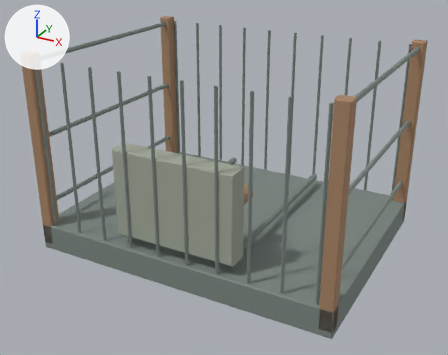
The FBX model Assets/Resources/CombatWarehouse/PusherFrame.fbx, before and after one commit.
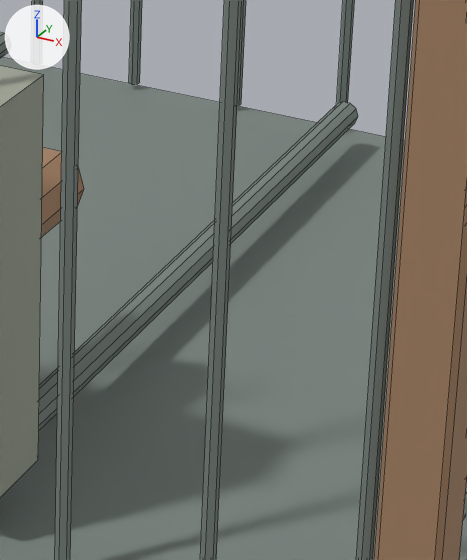
The first picture shows the older version from a 50 mm lens placed at (3.03, -5.69, 3.54), pointed at (-0.01, -0.17, 0.78). The close-ups show the older and then the newer version on the part from 52% to 76% of the width and 42% to 79% of the height of that picture. Only the edits that show in the close-ups are written down. Every picture has the same lights, and +X, +Y and +Z are marked at upper left. The close-ups show mesh edges as thin lines. Objects named as collision shapes, trigger or cutter boxes, shadow casters or lower levels of detail are left out. Where no turn or scale is listed for an object, it has been applied to the vertices.

Script lines for the objects in view, before the commit:
```python
me_pusherframe_base__steel = bpy.data.meshes.new('PusherFrame_Base__Steel')
me_pusherframe_base__steel.from_pydata(...)  # 16 vertices, 14 faces; spans x -1.7..1.7, y -1.3..1.3, z 0.0..0.3
me_pusherframe_base__steel.materials.append(mat_fair_steel)  # grey #7c8681
me_pusherframe_cylinders__rust = bpy.data.meshes.new('PusherFrame_Cylinders__Rust')
me_pusherframe_cylinders__rust.from_pydata(...)  # a 10-sided cylinder along y spanning x -0.565..-0.395, y -1.05..-0.6, z 0.809..0.971; a 10-sided cylinder along y spanning x 0.395..0.565, y -1.05..-0.6, z 0.809..0.971
me_pusherframe_cylinders__rust.materials.append(mat_fair_rust)  # brown #a88465
me_pusherframe_loadrails__steel = bpy.data.meshes.new('PusherFrame_LoadRails__Steel')
me_pusherframe_loadrails__steel.from_pydata(...)  # a 10-sided cylinder along y spanning x -0.61..-0.53, y -1.13..1.13, z 0.38..0.46; a 10-sided cylinder along y spanning x 0.53..0.61, y -1.13..1.13, z 0.38..0.46
me_pusherframe_loadrails__steel.materials.append(mat_fair_steel)  # grey #7c8681
ob_base__steel = bpy.data.objects.new('Base__Steel', me_pusherframe_base__steel)
ob_base__steel.location = (0.0, 0.0, 0.0)
ob_cylinders__rust = bpy.data.objects.new('Cylinders__Rust', me_pusherframe_cylinders__rust)
ob_cylinders__rust.location = (0.0, 0.0, 0.0)
ob_loadrails__steel = bpy.data.objects.new('LoadRails__Steel', me_pusherframe_loadrails__steel)
ob_loadrails__steel.location = (0.0, 0.0, 0.0)
# also in view: 'GuardBars__Steel' at (0.0, 0.0, 1.24); 'Drive__WornSteel' at (0.0, -1.14, 0.89); 'GuardPosts__Rust' at (0.0, 0.0, 1.13)
```
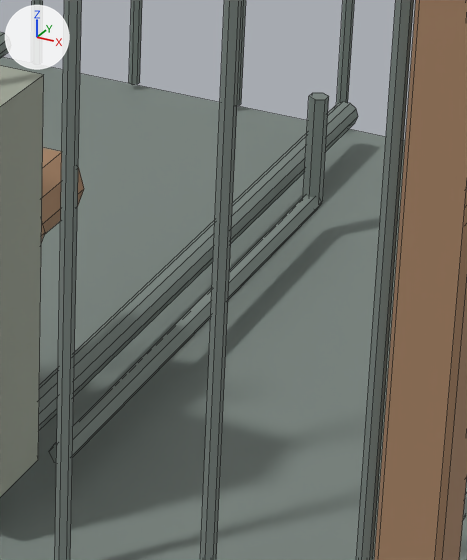
The change in detail:
me_pusherframe_loadrails__steel is used by ob_loadrails__steel; location (0.0, 0.0, 0.0).
me_pusherframe_loadrails__steel had 40 vertices, 24 faces and spanned x -0.61..0.61, y -1.13..1.13, z 0.38..0.46.
me_pusherframe_loadrails__steel now has 88 vertices, 56 faces and spans x -0.73..0.73, y -1.13..1.13, z 0.38..0.72.
me_pusherframe_loadrails__steel part 1: a new loose piece, a 6-sided cylinder along y spanning x 0.673..0.727, y -0.98..0.55, z 0.387..0.433, in mat_fair_steel (grey #7c8681).
me_pusherframe_loadrails__steel part 2: a new loose piece, a 6-sided cylinder along z spanning x 0.677..0.723, y 0.523..0.577, z 0.41..0.72, in mat_fair_steel (grey #7c8681).
Other edits to the shape of me_pusherframe_loadrails__steel do not show in these pictures.

Changed parts and their boxes [x1, y1, x2, y2] in the close-ups (467 x 560 px):
'LoadRails__Steel', reshaped
    before: [0, 32, 358, 430]
    after: [0, 32, 358, 463]
part 1 of me_pusherframe_loadrails__steel, added
    after: [49, 195, 322, 463]
part 2 of me_pusherframe_loadrails__steel, added
    after: [303, 93, 329, 202]
